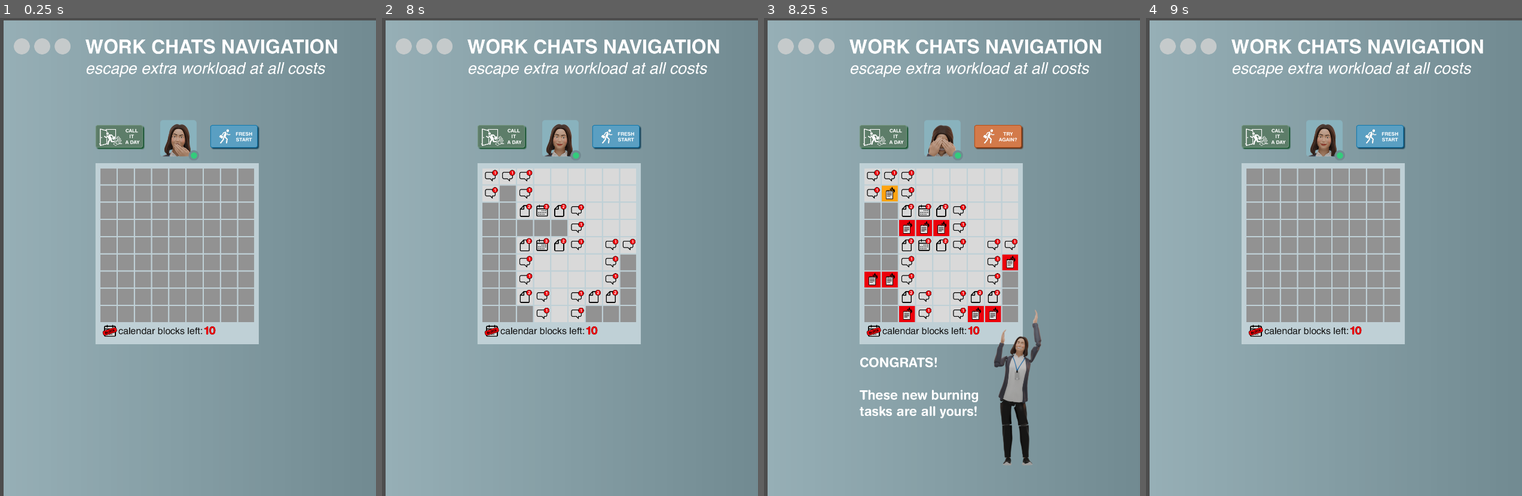
Above: before the commit, frames 1-4 (left to right).
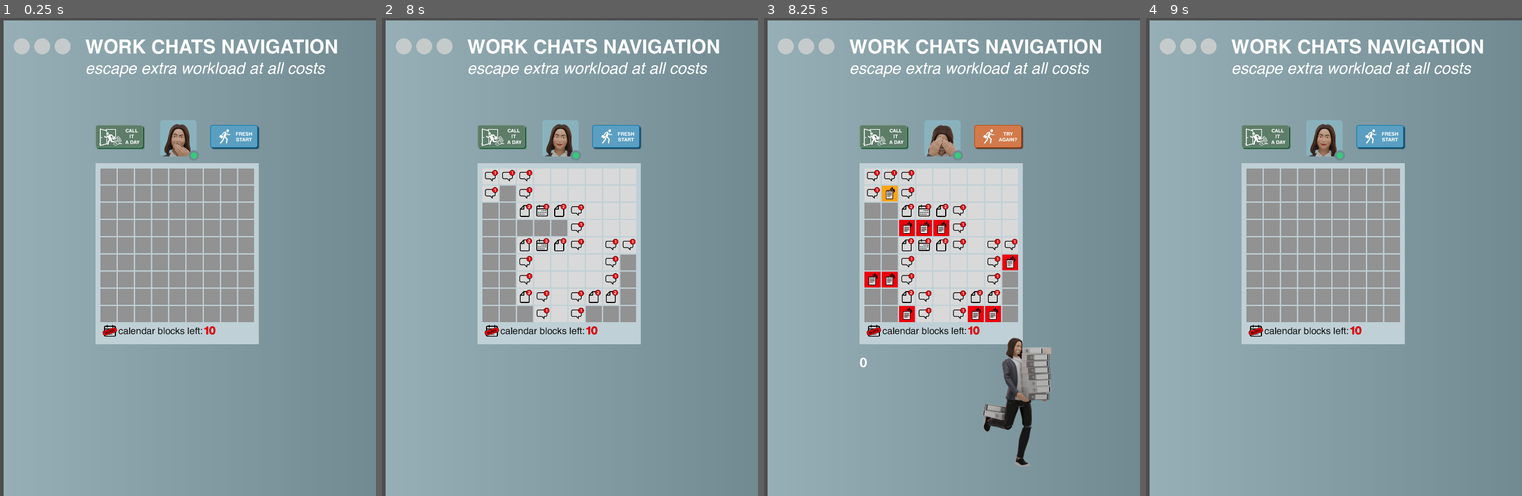
Above: after the commit, the same moments.

Repository: grkovalev/office-game
Game: Godot game, scene res://minesweeper.tscn
Two runs of this game, one before a commit and one after it. Both use one fixed random seed, a clock stepped at 60 frames per second and the inputs below. This scene is started directly instead of the project's main scene.
Inputs (mouse positions are in pixels of both pictures, inside the frame that each line leads up to):
- Up to frame 1 (0.25 s): no input
- Up to frame 2 (8 s): click (491, 175) at 0.52 s; click (506, 175) at 1.27 s; click (524, 175) at 2.02 s; click (543, 175) at 2.77 s; click (558, 175) at 3.52 s; click (577, 175) at 4.27 s; click (592, 175) at 5.02 s; click (611, 175) at 5.77 s; click (626, 175) at 6.52 s; click (491, 194) at 7.27 s
- Up to frame 3 (8.25 s): click (888, 194) at 8.02 s
- Up to frame 4 (9 s): click (1288, 194) at 8.77 s

Frames 1-2 are identical in both runs. In frame 3, 3.1% of the frame differs, in the area x 25-77%, y 61-94%; in frame 4, nothing differs.

Commit message:
correct images for winllost message

Diff:
--- a/winlostmsg.gd
+++ b/winlostmsg.gd
@@ -3,12 +3,14 @@
 @onready var winlostimg: Sprite2D = $winlostimg
 @onready var wintext: Label = $wintext
 @onready var losttext: Label = $losttext
+## Must be the full atlas image (e.g. winlostatlas.png), not an AtlasTexture.
 @export var win_atlas: Texture2D
 @export var win_atlas_columns: int = 4
 @export var win_cell_size: Vector2i = Vector2i(256, 512)
 @export var win_animation_speed: float = 0.3
+## Format for losttext; %s is replaced by the number of unflagged bombs. E.g. "%s" or "These new %s burning tasks are all yours!"
+@export var losttext_format: String = "%s"
 
-var _win_atlas_tex: AtlasTexture
 var _win_anim_timer: Timer
 var _win_frame: int = 0
 
@@ -22,39 +24,44 @@
 func _get_atlas_region(index: int) -> Rect2:
 	var col: int = index % win_atlas_columns
 	var row: int = index / win_atlas_columns
-	return Rect2(
-		Vector2(col * win_cell_size.x, row * win_cell_size.y),
-		Vector2(win_cell_size.x, win_cell_size.y)
-	)
+	return Rect2(col * win_cell_size.x, row * win_cell_size.y, win_cell_size.x, win_cell_size.y)
+
+func _get_atlas() -> Texture2D:
+	if win_atlas != null:
+		return win_atlas
+	return winlostimg.texture
+
+func _apply_region(index: int) -> void:
+	winlostimg.region_rect = _get_atlas_region(index)
+	winlostimg.queue_redraw()
 
 func _on_win_anim_tick() -> void:
 	_win_frame = 1 - _win_frame
-	if _win_atlas_tex:
-		_win_atlas_tex.region = _get_atlas_region(_win_frame)
+	_apply_region(_win_frame)
 
 func show_win() -> void:
 	_win_anim_timer.stop()
-	if win_atlas:
-		if _win_atlas_tex == null:
-			_win_atlas_tex = AtlasTexture.new()
-			_win_atlas_tex.atlas = win_atlas
+	var atlas := _get_atlas()
+	if atlas != null:
+		winlostimg.texture = atlas
+		winlostimg.region_enabled = true
 		_win_frame = 0
-		_win_atlas_tex.region = _get_atlas_region(0)
-		winlostimg.texture = _win_atlas_tex
+		_apply_region(0)
 		_win_anim_timer.wait_time = win_animation_speed
 		_win_anim_timer.start()
 	wintext.visible = true
 	losttext.visible = false
 	show()
 
-func show_lose(flagged_bomb_count: int = 0) -> void:
+func show_lose(flagged_bomb_count: int = 0, unflagged_bomb_count: int = 0) -> void:
 	_win_anim_timer.stop()
-	if win_atlas:
+	var atlas := _get_atlas()
+	if atlas != null:
 		var idx: int = clampi(11 - flagged_bomb_count, 0, 11)
-		var tex := AtlasTexture.new()
-		tex.atlas = win_atlas
-		tex.region = _get_atlas_region(idx)
-		winlostimg.texture = tex
+		winlostimg.texture = atlas
+		winlostimg.region_enabled = true
+		_apply_region(idx)
+	losttext.text = losttext_format % unflagged_bomb_count
 	wintext.visible = false
 	losttext.visible = true
 	show()
